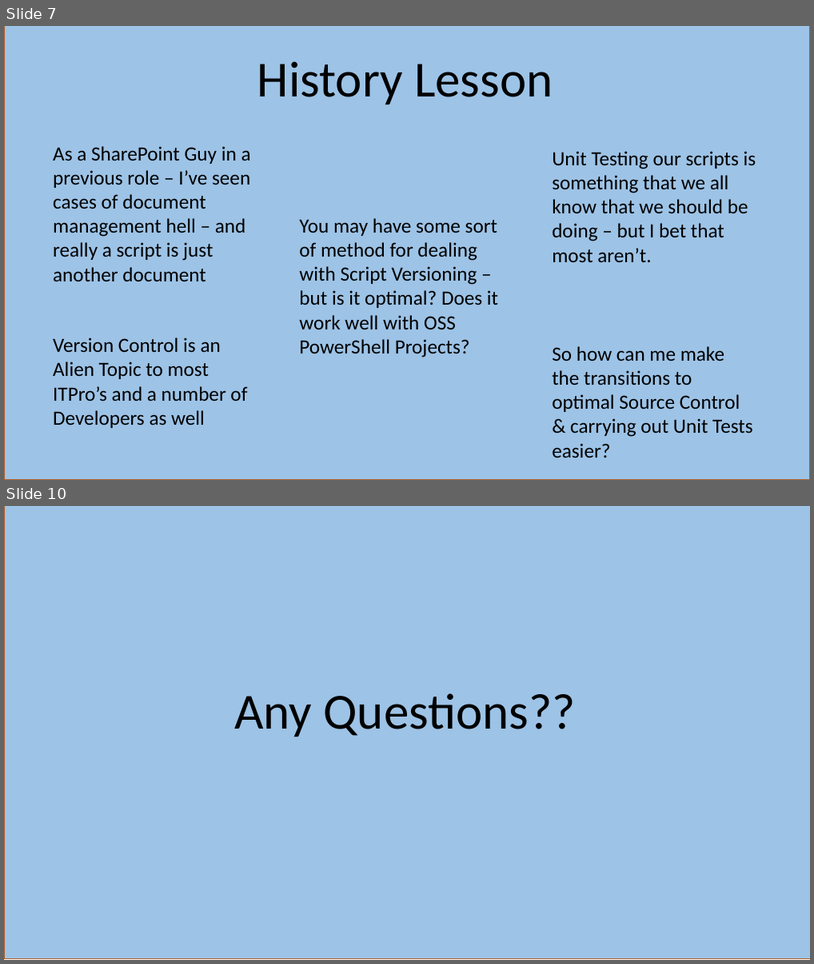
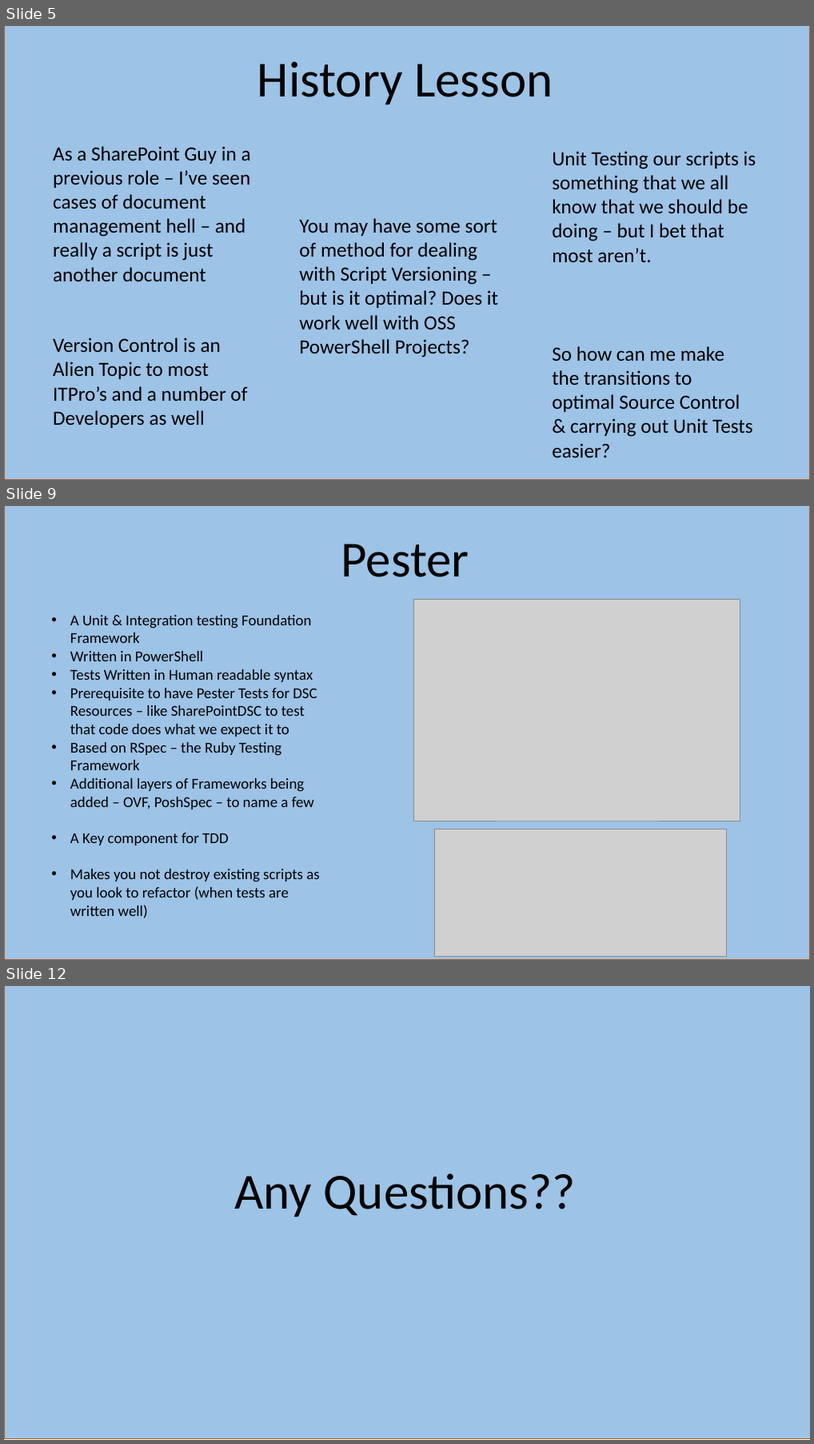
Before and after one commit to kilasuit/Presentations, a slide deck: Get-PSUGUK/Teaching the ITPro how to Dev.pptx. Shown one above the other, each under a label of ours: slides 7 and 10 before the commit, slides 5, 9 and 12 after it; the slides between them are not shown. The pictures are 814x964 and 814x1444 pixels, drawn with LibreOffice and Linux fonts; fonts in the diff are those of the drawing; grey boxes stand for pictures. Boxes give left, top, right and bottom in pixels: in the first picture for what was removed or moved away, otherwise in the second. Text is boxed around its words. In the diff, an @@ line names an element or a change of style, - is before the commit and + after.

```diff
--- a/Get-PSUGUK/Teaching the ITPro how to Dev.pptx
+++ b/Get-PSUGUK/Teaching the ITPro how to Dev.pptx
@@ slide 9 added at <box>4,506,810,960</box>, background #FFFFFF @@
@@ rectangle added at <box>4,506,810,960</box>, fill #9DC3E6, outline #AF5C24 1 pt @@
@@ title added at <box>342,544,470,577</box>, 60 pt, text #000000 @@
+Pester
@@ picture added at <box>414,599,741,820</box> @@
@@ text added at <box>70,615,319,918</box>, 18 pt, text #000000 @@
+• A Unit & Integration testing Foundation Framework
+• Written in PowerShell
+• Tests Written in Human readable syntax
+• Prerequisite to have Pester Tests for DSC Resources – like SharePointDSC to test that code does what we expect it to
+• Based on RSpec – the Ruby Testing Framework
+• Additional layers of Frameworks being added – OVF, PoshSpec – to name a few
+• A Key component for TDD
+• Makes you not destroy existing scripts as you look to refactor (when tests are written well)
@@ picture added at <box>434,828,727,956</box> @@
@@ what was slide 7 is now slide 5 @@
@@ what was slide 10 is now slide 12 @@
```
Also in this commit, not shown: 5 slides changed, 6 other slides added, 3 slides removed, 4 other files.
